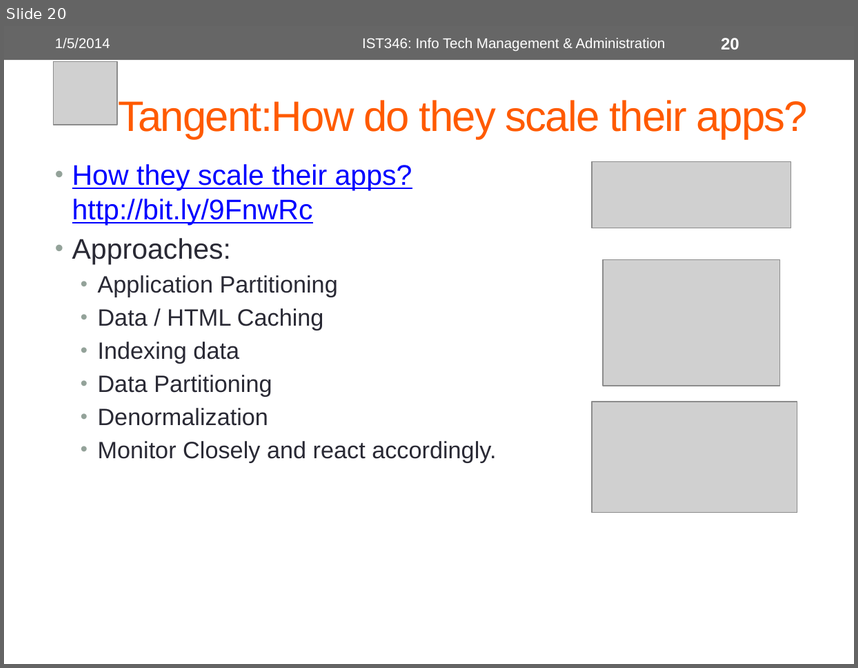
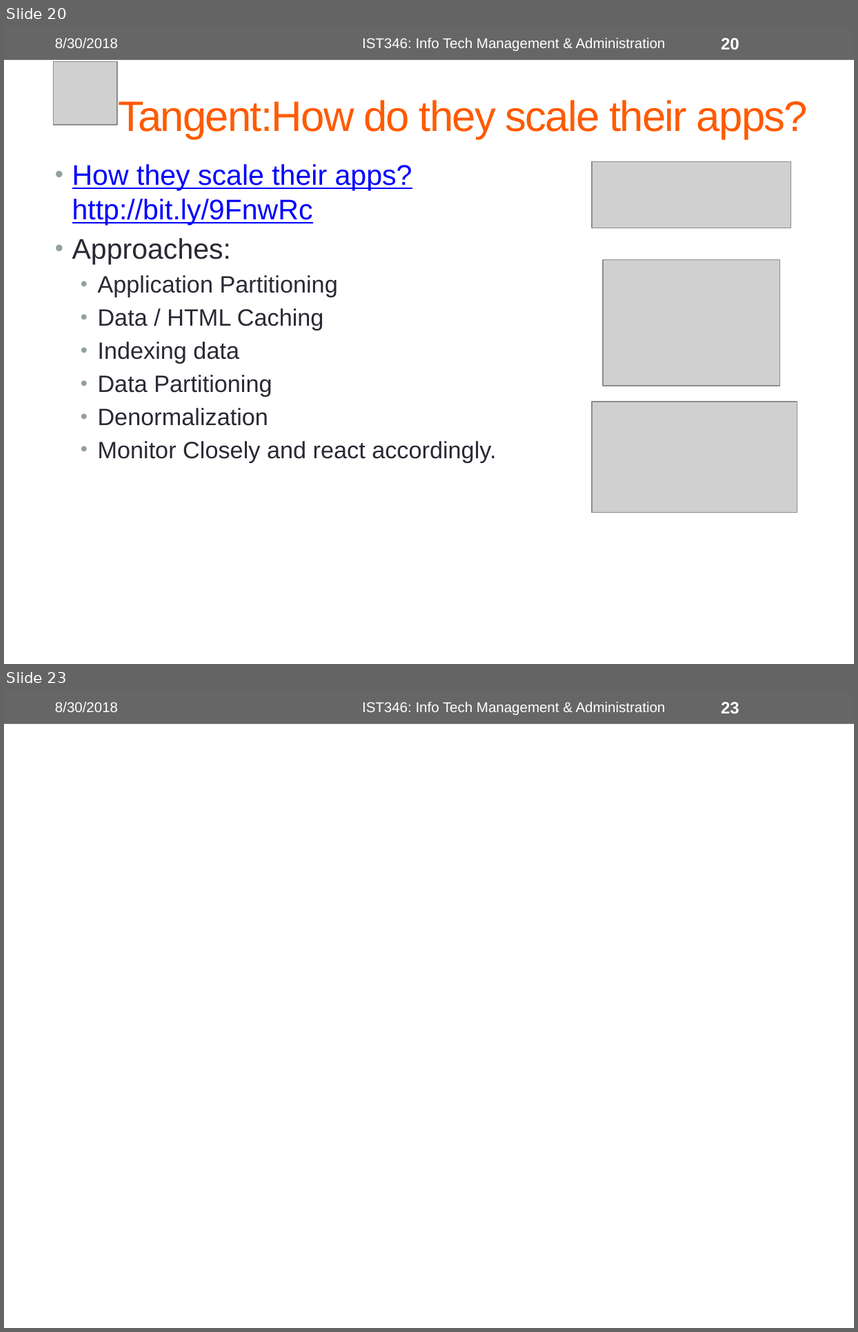
Before and after one commit to orstewar/ist346-content, a slide deck: content/11-lecture-services-scalability-SOA.pptx. Shown one above the other, each under a label of ours: slide 20 before the commit, slides 20 and 23 after it; the slides between them are not shown. The pictures are 858x668 and 858x1332 pixels, drawn with LibreOffice and Linux fonts; fonts in the diff are those of the drawing; grey boxes stand for pictures. Boxes give left, top, right and bottom in pixels: in the first picture for what was removed or moved away, otherwise in the second. Text is boxed around its words. In the diff, an @@ line names an element or a change of style, - is before the commit and + after.

```diff
--- a/content/11-lecture-services-scalability-SOA.pptx
+++ b/content/11-lecture-services-scalability-SOA.pptx
@@ slide 23 added at [4, 690, 854, 1328], background #FFFFFF; not listed: 1 template element that a slide beside it also shows @@
@@ text added at [55, 702, 118, 712], 12 pt, text #FFFFFF @@
+8/30/2018
@@ text added at [362, 702, 666, 715], 12 pt, text #FFFFFF @@
+IST346: Info Tech Management & Administration
@@ page number added at [721, 702, 740, 713], 14 pt, text #FFFFFF, bold @@
+23
@@ slide 20 changed as well @@
@@ text at [55, 38, 118, 48]: text changed @@
-1/5/2014
+8/30/2018
```
Also in this commit, not shown: 34 other slides changed, 2 other slides added, 8 other files.
